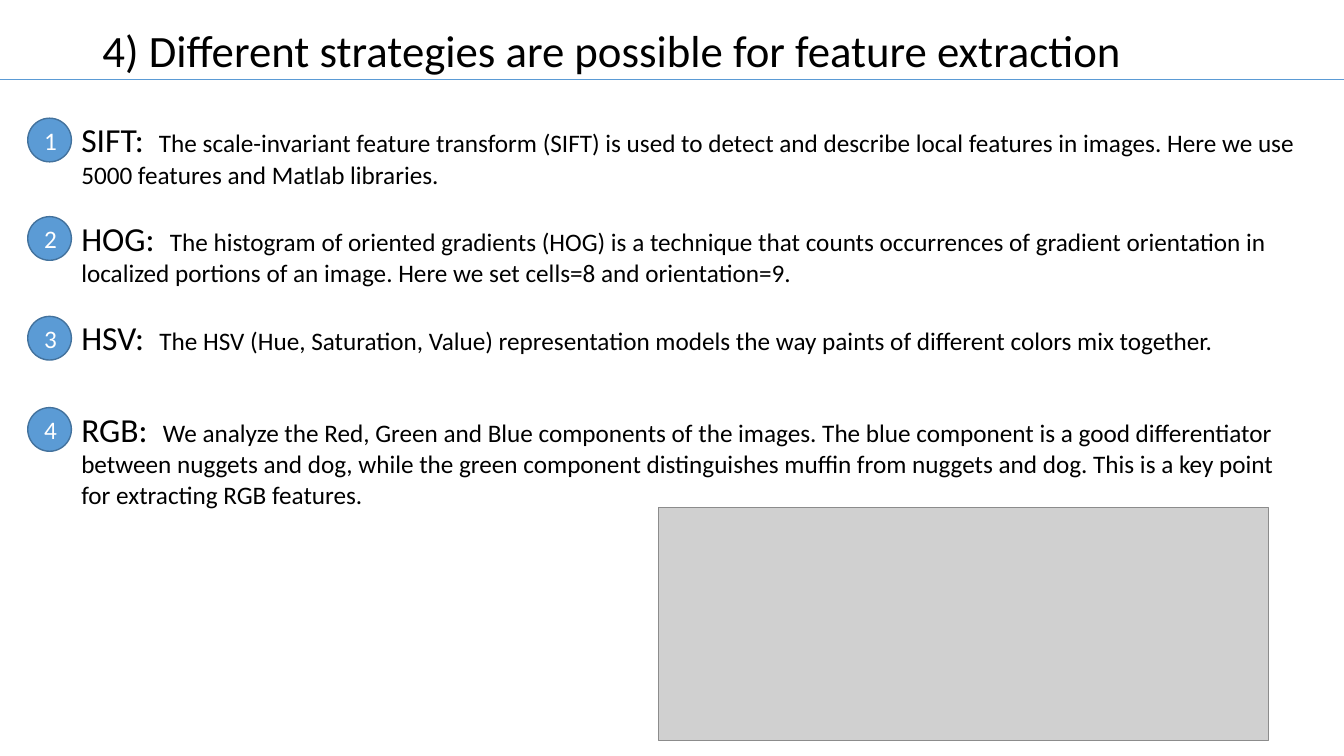
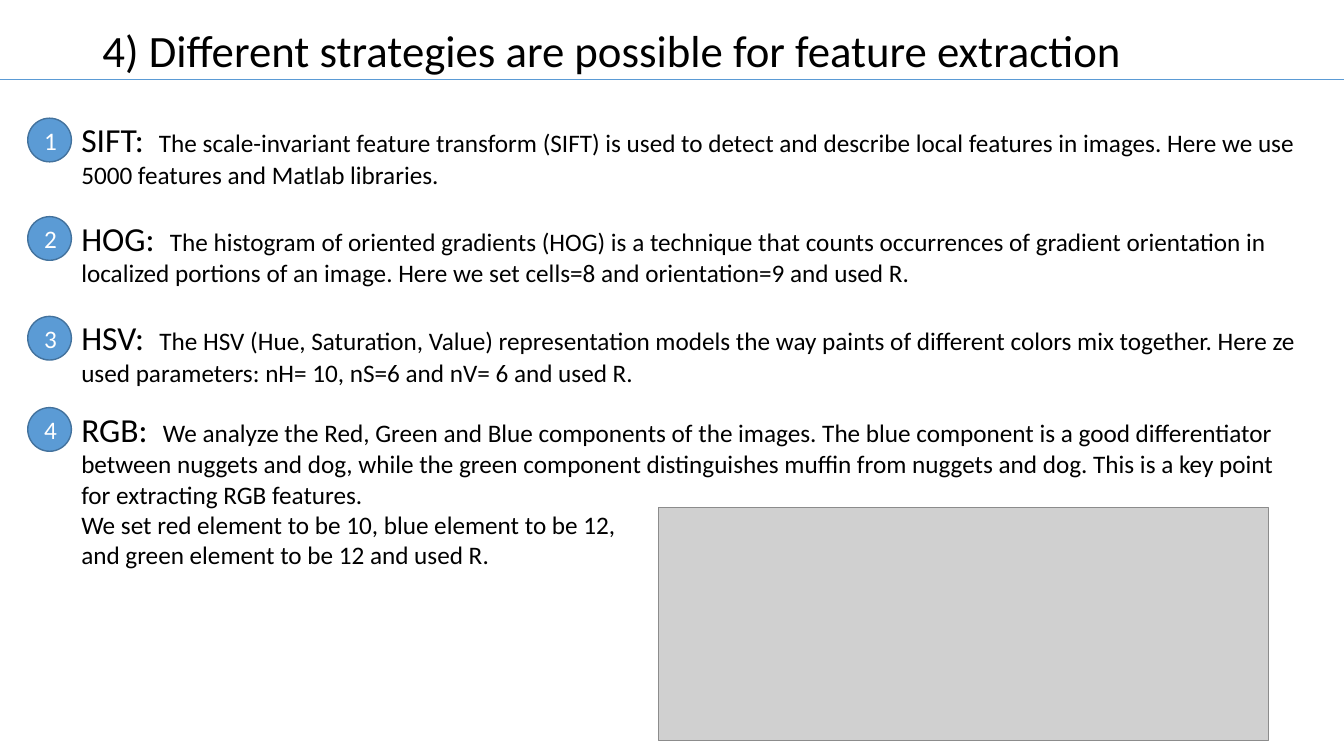
Before and after one commit to TZstatsADS/Fall2017-project3-grp7, a slide deck: slide 5 of doc/team7_presentation.pptx. Drawn at 1344x756 pixels with LibreOffice and Linux fonts; fonts in the diff are those of the drawing; grey boxes stand for pictures. Boxes give left, top, right and bottom in pixels: in the first picture for what was removed or moved away, otherwise in the second. Text is boxed around its words. In the diff, an @@ line names an element or a change of style, - is before the commit and + after.

```diff
--- a/doc/team7_presentation.pptx
+++ b/doc/team7_presentation.pptx
@@ text at box(81, 229, 1265, 287): text changed @@
-HOG: The histogram of oriented gradients (HOG) is a technique that counts occurrences of gradient orientation in localized portions of an image. Here we set cells=8 and orientation=9.
+HOG: The histogram of oriented gradients (HOG) is a technique that counts occurrences of gradient orientation in localized portions of an image. Here we set cells=8 and orientation=9 and used R.
@@ text at box(81, 328, 1295, 386): text changed @@
-HSV: The HSV (Hue, Saturation, Value) representation models the way paints of different colors mix together.
+HSV: The HSV (Hue, Saturation, Value) representation models the way paints of different colors mix together. Here ze used parameters: nH= 10, nS=6 and nV= 6 and used R.
@@ text at box(81, 516, 615, 569): paragraphs added @@
+We set red element to be 10, blue element to be 12,
+and green element to be 12 and used R.
```
